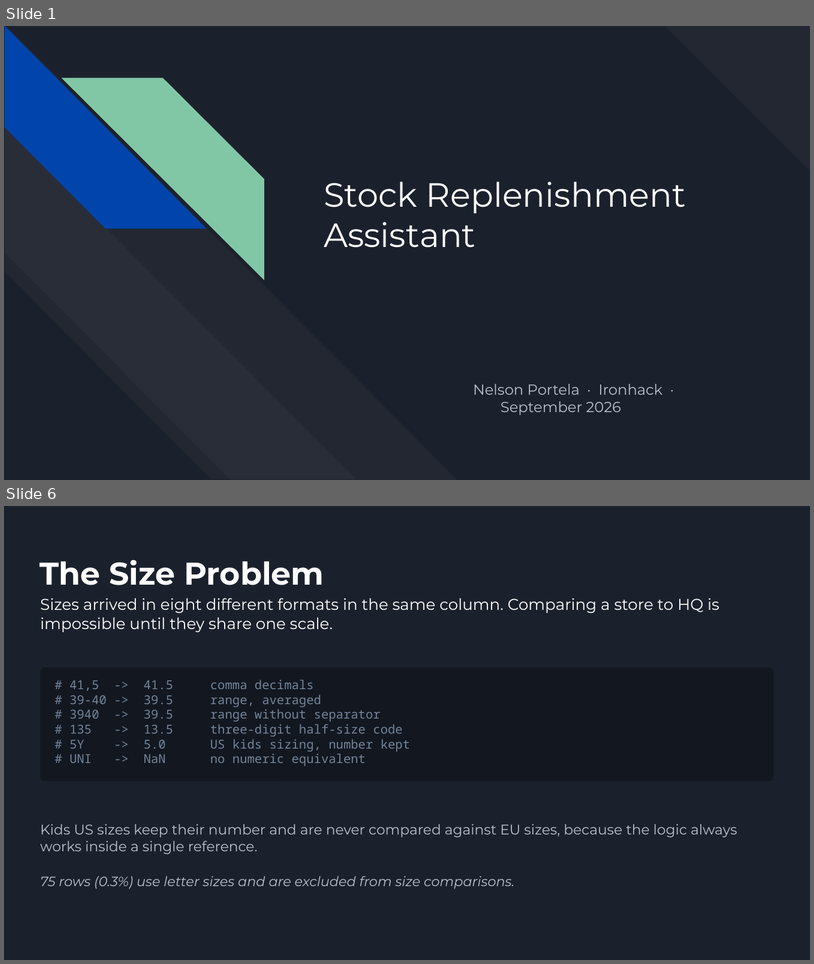
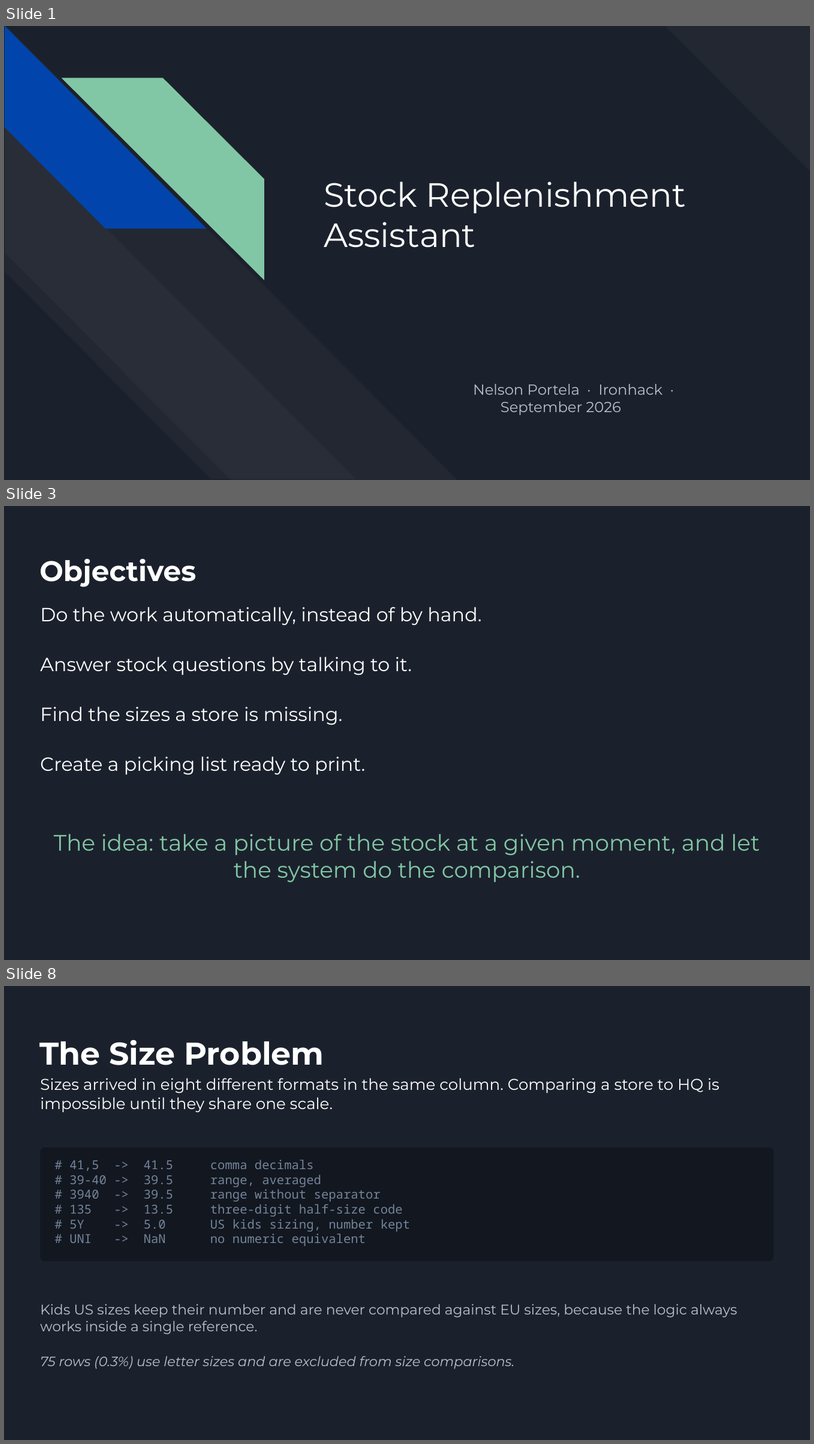
Before and after one commit to nelsonp55/stock-replenishment-assistant, a slide deck: presentation/presentation.pptx. Shown one above the other, each under a label of ours: slides 1 and 6 before the commit, slides 1, 3 and 8 after it; the slides between them are not shown. The pictures are 814x964 and 814x1444 pixels, drawn with LibreOffice and Linux fonts; fonts in the diff are those of the drawing. Boxes give left, top, right and bottom in pixels: in the first picture for what was removed or moved away, otherwise in the second. Text is boxed around its words. In the diff, an @@ line names an element or a change of style, - is before the commit and + after.

```diff
--- a/presentation/presentation.pptx
+++ b/presentation/presentation.pptx
@@ slide 3 added at [4, 506, 810, 960], background #1B212C @@
@@ title added at [39, 559, 196, 587], 25.2 pt, text #FFFFFF, bold @@
+Objectives
@@ text added at [40, 607, 482, 775], 17 pt, text #FFFFFF @@
+Do the work automatically, instead of by hand.
+Answer stock questions by talking to it.
+Find the sizes a store is missing.
+Create a picking list ready to print.
@@ text added at [54, 834, 760, 882], 20 pt, text #82C7A5 @@
+The idea: take a picture of the stock at a given moment, and let the system do the comparison.
@@ what was slide 6 is now slide 8 @@
```
Also in this commit, not shown: 8 slides changed, 4 other slides added, 3 slides removed, 5 other files.
